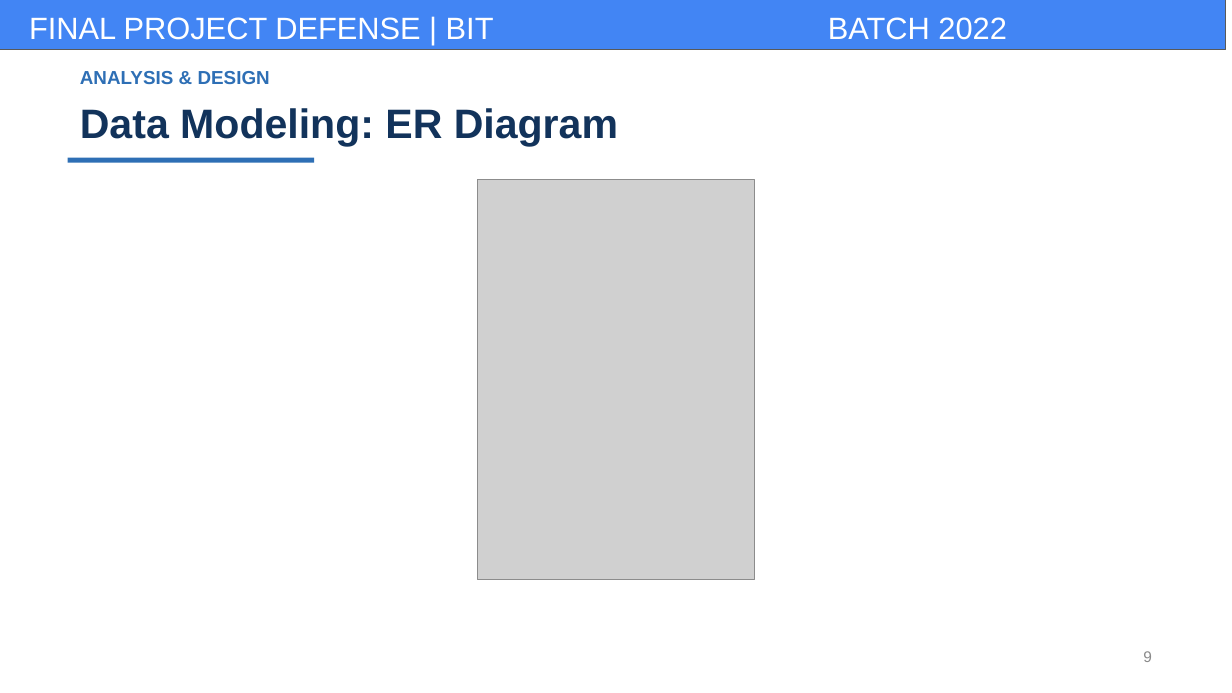
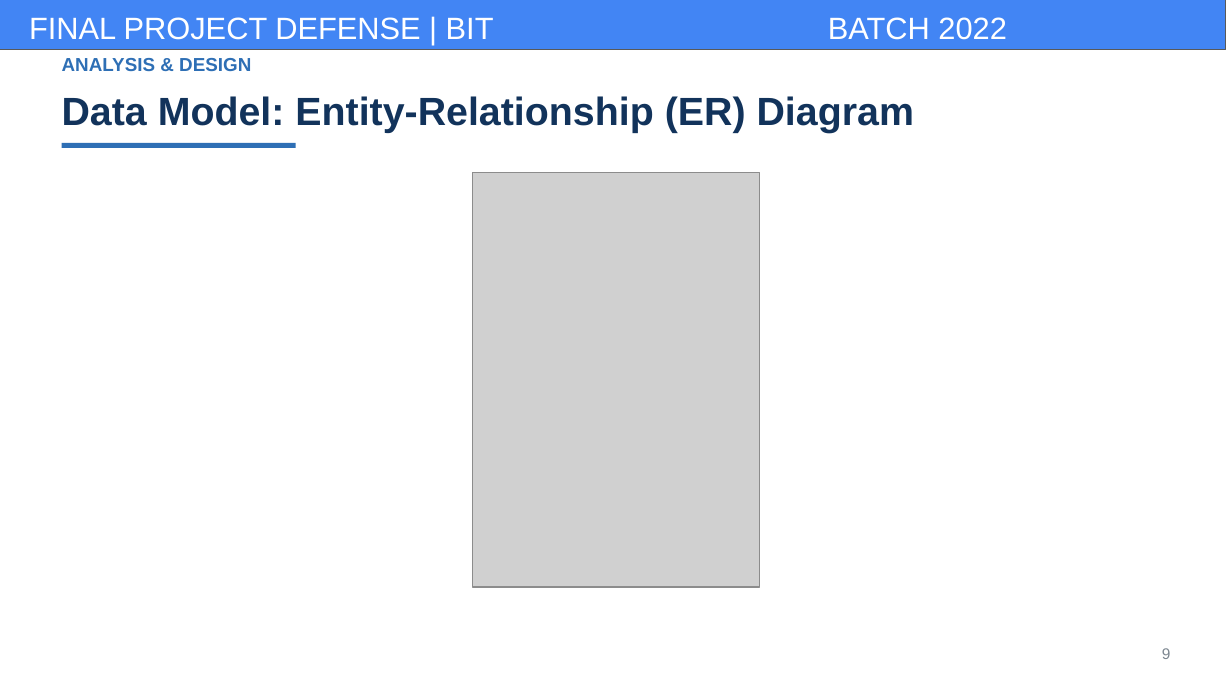
Before and after one commit to kafle1/pocket-drs, a slide deck: slide 9 of dump/report_docs/pocketdrs_presentation.pptx. Drawn at 1232x693 pixels with LibreOffice and Linux fonts; fonts in the diff are those of the drawing; grey boxes stand for pictures; background and template pictures are left out. Boxes give left, top, right and bottom in pixels: in the first picture for what was removed or moved away, otherwise in the second. Text is boxed around its words. In the diff, an @@ line names an element or a change of style, - is before the commit and + after.

```diff
--- a/dump/report_docs/pocketdrs_presentation.pptx
+++ b/dump/report_docs/pocketdrs_presentation.pptx
@@ text "ANALYSIS & DESIGN": place and size @@
-text "ANALYSIS & DESIGN" at <box>80,71,270,84</box>
+text "ANALYSIS & DESIGN" at <box>62,58,251,71</box>
@@ text "ANALYSIS & DESIGN" at <box>62,58,251,71</box>: line spacing 1 to 1.04 @@
@@ text at <box>62,96,914,132</box>: text changed; size 24 to 23 pt @@
-Data Modeling: ER Diagram
+Data Model: Entity-Relationship (ER) Diagram
@@ rectangle: place and size @@
-rectangle at <box>68,158,314,163</box>
+rectangle at <box>62,143,296,148</box>
@@ picture: place and size @@
-picture at <box>477,180,754,580</box>
+picture at <box>472,172,759,588</box>
@@ text "9" at <box>1162,648,1171,659</box>: text colour #8A8A8A to #7C8690; line spacing 1 to 1.04 @@
```
Also in this commit, not shown: 11 other slides changed, 10 slides added, 8 slides removed, 39 other files.
